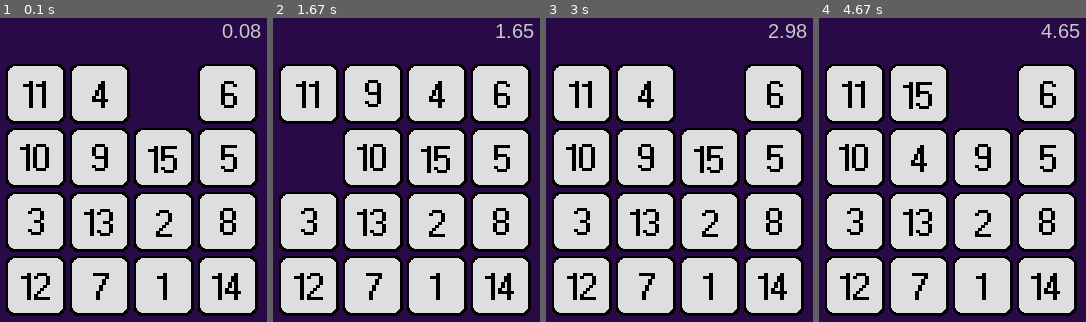
Above: before the commit, frames 1-4 (left to right).
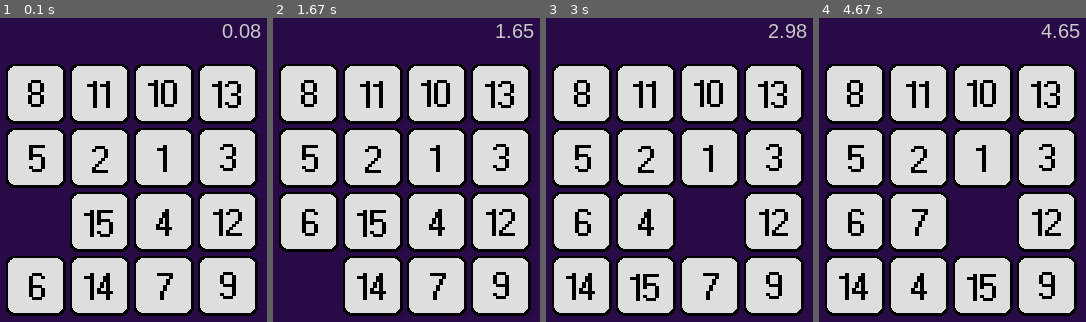
Above: after the commit, the same moments.

Repository: seongjaee/15-puzzle-with-python
Game: pygame game, started from 15_puzzle_pygame.py
Same seed, same stepped clock (60 frames per second), same inputs: the game is played once before the commit and once after it.
Inputs:
- Up to frame 1 (0.1 s): no input
- Up to frame 2 (1.67 s): hold Right 0.33-0.8 s; hold Up 0.83-1.3 s; hold Right from 1.33 s (still down)
- Up to frame 3 (3 s): release Right at 1.8 s; hold Left 1.83-2.37 s; hold Down 2.4-2.7 s; hold Left from 2.73 s (still down)
- Up to frame 4 (4.67 s): release Left at 3.13 s; hold Up 3.17-3.53 s; hold Right 3.57-4.2 s; hold Down 4.23-4.6 s; hold Left from 4.63 s (still down)

The runs differ from the first frame. In frame 1, 14% of the frame differs, in the area x 2-91%, y 15-93%; in frame 2, 14%; in frame 3, 14%; in frame 4, 14%, in the area x 7-91%, y 15-94%.

Commit message:
Update 15_puzzle_pygame.py

Diff:
--- a/15_puzzle_pygame.py
+++ b/15_puzzle_pygame.py
@@ -3,22 +3,25 @@
 
 class Board:
     def __init__(self):
-        self.board = list(range(1,17))
-        self.is_clear = False
+        temp = list(range(1,17))
+        random.shuffle(temp)
+        self.board = [temp[:4], temp[4:8], temp[8:12], temp[12:16]]
 
     # Shuffle the board
-    def shff_board(self):
-        random.shuffle(self.board)
+    def check_solvable(self):
+        flattened = [num for row in self.board for num in row]
+        cnt = 0
+        for idx, num in enumerate(flattened):
+            if num != 16:
+                cnt += sum([num>x for x in flattened[idx+1:]])
+            else:
+                cnt += (idx+1)//4+1
 
-        if not (is_solvable(self.board)): # if not solvable, switch 14 and 15
-            idx_14 = self.board.index(14)
-            idx_15 = self.board.index(15)
-            self.board[idx_14] = 15
-            self.board[idx_15] = 14
-
-        # Method for reshaping (16,0) list -> (4,4) list
-        reshape = lambda x : [x[:4], x[4:8], x[8:12], x[12:16]]
-        self.board = reshape(self.board)
+        if cnt%2 != 0:
+            idx_14 = where_num(self.board, 14)
+            idx_15 = where_num(self.board, 15)
+            self.board[idx_14[0]][idx_14[1]] = 15
+            self.board[idx_15[0]][idx_15[1]] = 14
 
     # Move the block
     def move(self, direction):
@@ -44,11 +47,9 @@
             self.board[y][x] = temp
             self.board[y][x-1] = 16
 
-    # Check whether game over or not and set self.is_clear
-    def check_clear(self):
-        if self.board == [[4*i+1, 4*i+2, 4*i+3, 4*i+4] for i in range(0,4)]:
-            self.is_clear = True
-        return self.is_clear
+    # Check whether game over or not
+    def is_clear(self):
+        return self.board == [[4*i+1, 4*i+2, 4*i+3, 4*i+4] for i in range(0,4)]
 
 
 class Block(pygame.sprite.Sprite):
@@ -73,35 +74,18 @@
             if board[i][j] == num:
                 return i,j
 
-# Check the board whether solvable or not
-def is_solvable(board):
-    cnt = 0
-    for idx, num in enumerate(board):
-        if num != 16:
-            cnt += sum([num>x for x in board[idx+1:]])
-        else:
-            cnt += (idx+1)//4+1
-
-    return cnt%2 == 0 # True if solvable
-
-def game_restart():
-    start_ticks = pygame.time.get_ticks()
-    brd.shff_board()
-
 # Sprite image path
-path = './img'
+path = 'C:/Users/Seong/JupyterNotebookDoc/pygame_basic'
 
 # Initialize Board
 brd = Board()
-brd.shff_board()
+brd.check_solvable()
 
 # Initialize pygame
 pygame.init()
 
 # FPS
 clock = pygame.time.Clock()
-
-playing = True
 
 # Screen
 size = [300,400]
@@ -126,6 +110,7 @@
 
 start_ticks = pygame.time.get_ticks()
 
+playing = True
 # Game loop
 while playing:
     clock.tick(60)
@@ -152,12 +137,14 @@
             #elif event.key == pygame.K_SPACE:
             #    game_restart()
 
-            if brd.check_clear():
+            if brd.is_clear():
                 print('Clear!')
                 playing = False
 
+    # Draw background
     screen.fill((40,10,70))
-    # Draw
+
+    # Draw blocks
     for block in block_list:
         screen.blit(block.image, block.get_pos())
 
@@ -167,4 +154,4 @@
     pygame.display.update()
     pygame.display.flip()
 
-time.sleep(2)
+time.sleep(1)
